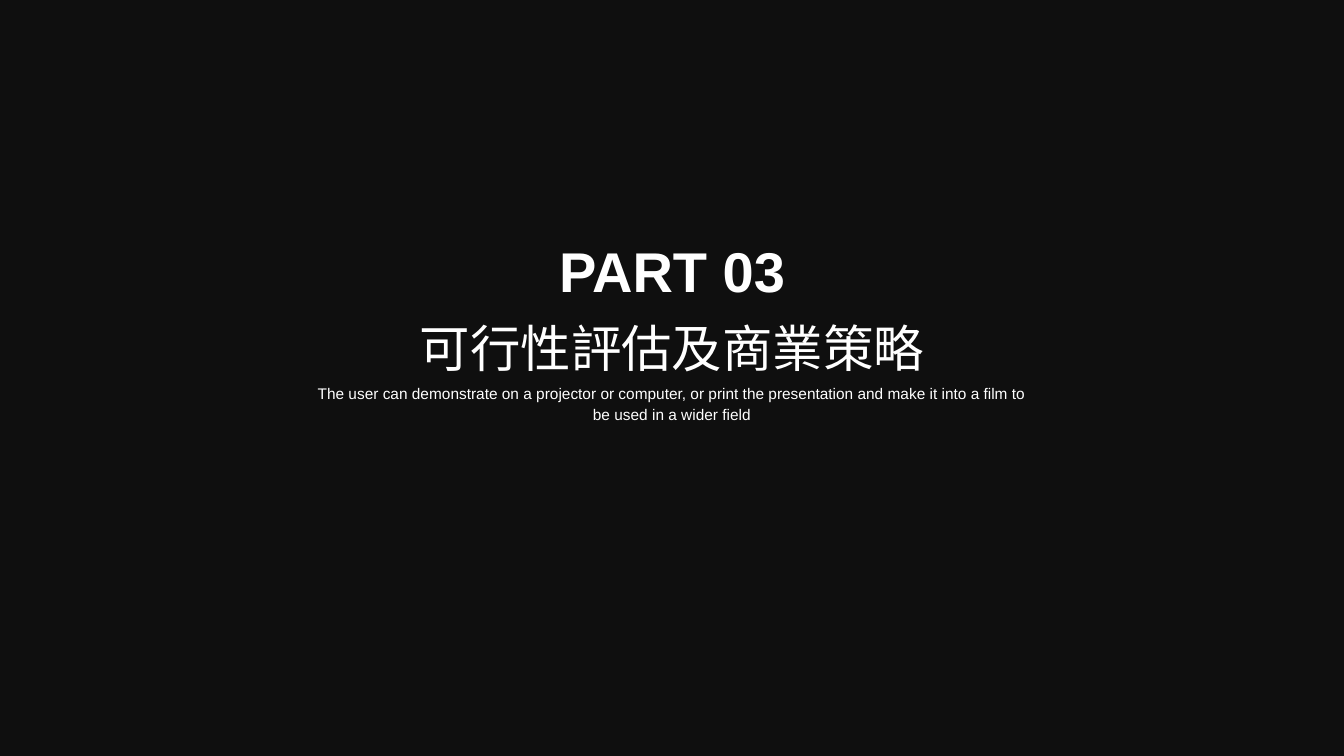
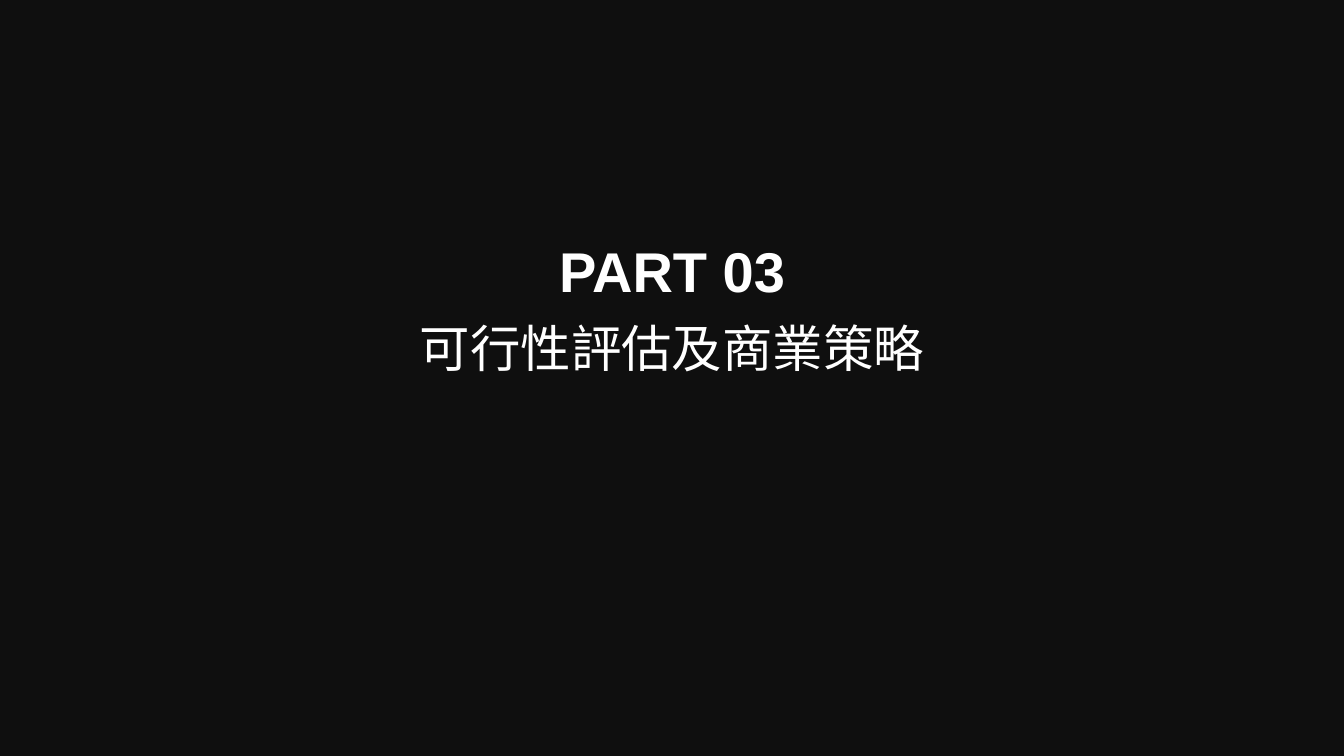
Before and after one commit to Sikako/hackthon, a slide deck: slide 8 of bigdata.pptx. Drawn at 1344x756 pixels with LibreOffice and Linux fonts; fonts in the diff are those of the drawing; background and template pictures are left out; a plain dark background stands for a picture behind light text. Boxes give left, top, right and bottom in pixels: in the first picture for what was removed or moved away, otherwise in the second. Text is boxed around its words. In the diff, an @@ line names an element or a change of style, - is before the commit and + after.

```diff
--- a/bigdata.pptx
+++ b/bigdata.pptx
@@ text removed at bbox=[318, 388, 1025, 420] @@
-The user can demonstrate on a projector or computer, or print the presentation and make it into a film to be used in a wider field
```
Also in this commit, not shown: 6 other slides changed.
